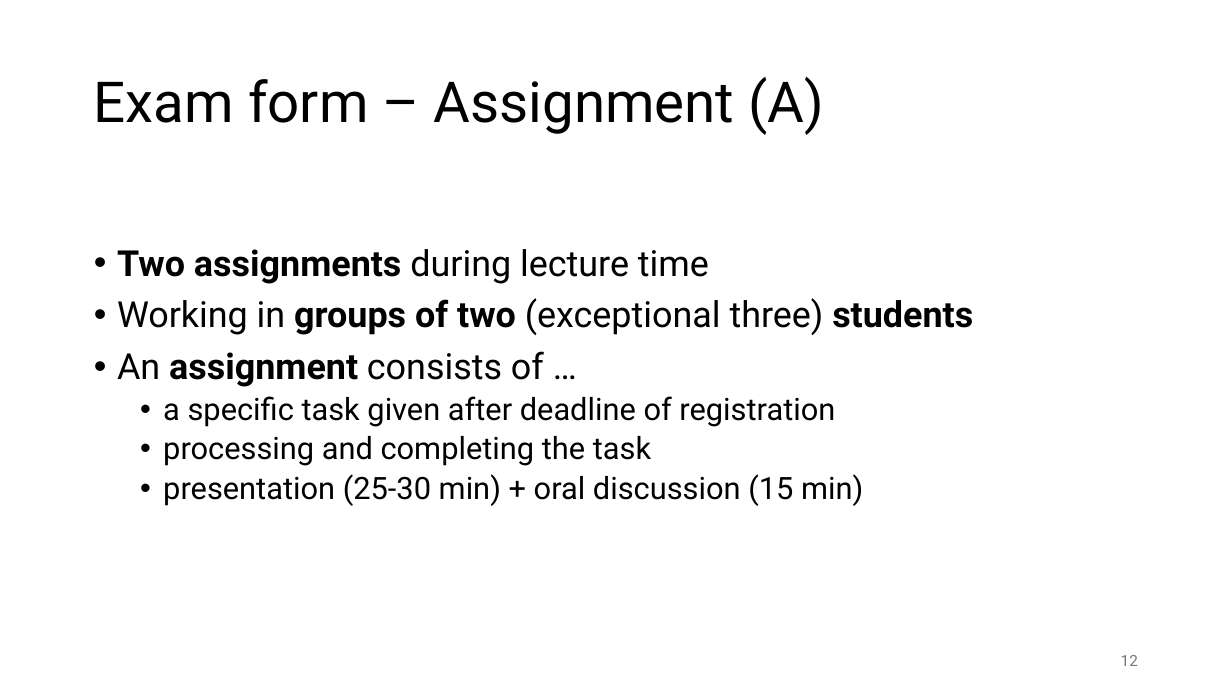
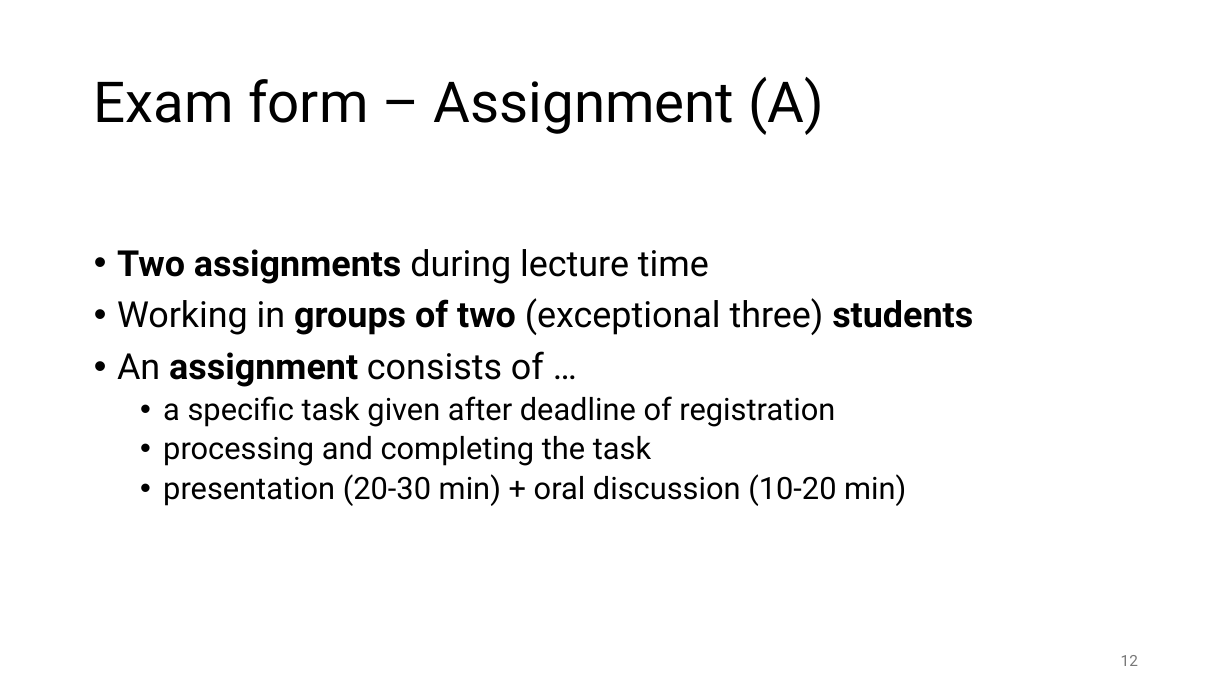
Before and after one commit to FelixWick/data_science, a slide deck: slide 12 of slides/0_intro.pptx. Drawn at 1232x693 pixels with LibreOffice and Linux fonts; fonts in the diff are those of the drawing. Boxes give left, top, right and bottom in pixels: in the first picture for what was removed or moved away, otherwise in the second. Text is boxed around its words. In the diff, an @@ line names an element or a change of style, - is before the commit and + after.

```diff
--- a/slides/0_intro.pptx
+++ b/slides/0_intro.pptx
@@ text at (163, 474, 906, 506): text changed @@
-  • presentation (25-30 min) + oral discussion (15 min)
+  • presentation (20-30 min) + oral discussion (10-20 min)
```
Also in this commit, not shown: 5 other files.
